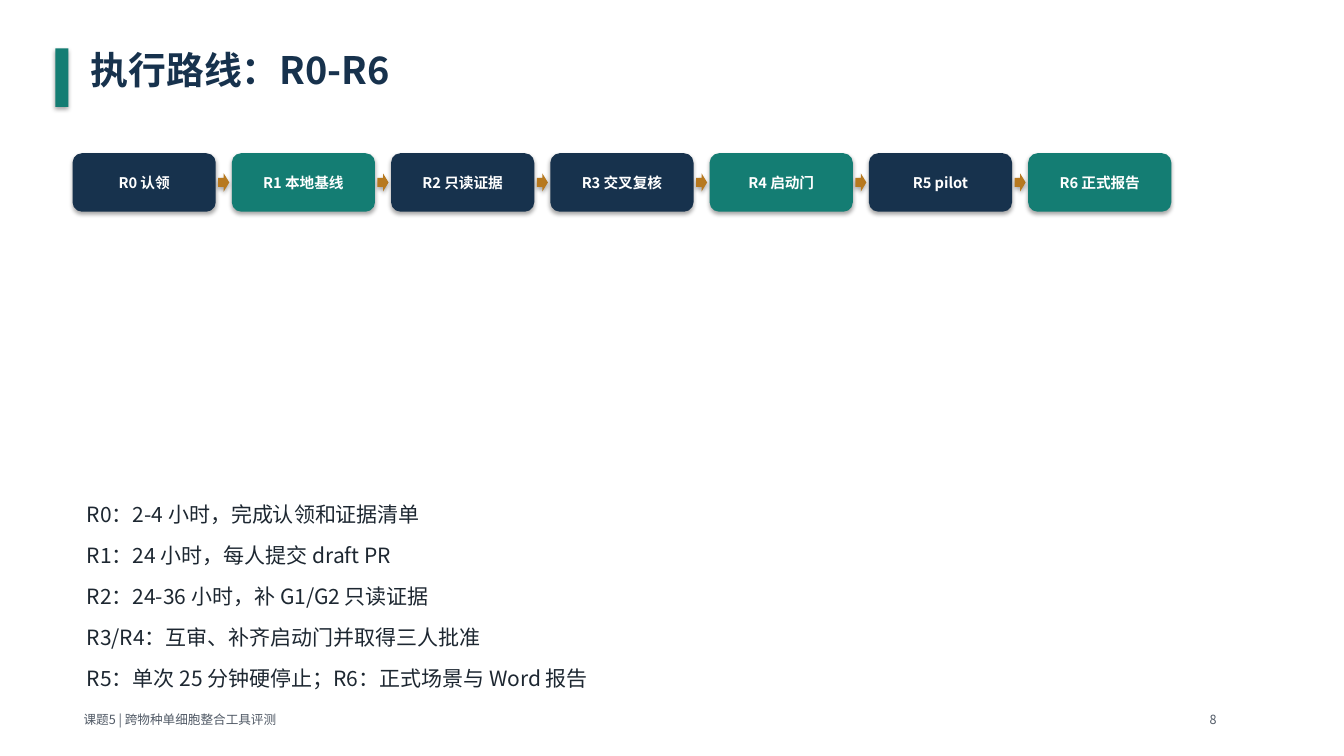
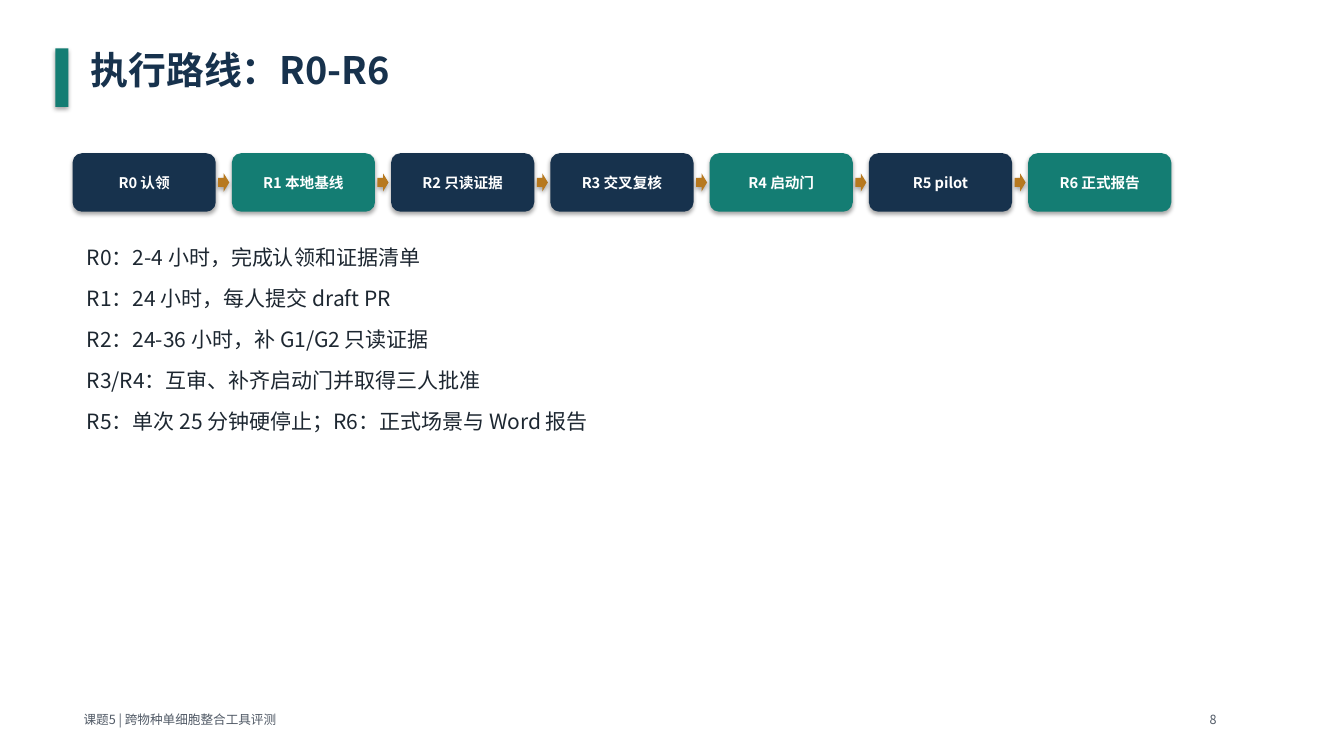
Before and after one commit to bernis-web/course5-prep, a slide deck: slide 8 of deliverables/course5-monday-presentation.pptx. Drawn at 1344x756 pixels with LibreOffice and Linux fonts; fonts in the diff are those of the drawing. Boxes give left, top, right and bottom in pixels: in the first picture for what was removed or moved away, otherwise in the second. Text is boxed around its words. In the diff, an @@ line names an element or a change of style, - is before the commit and + after.

```diff
--- a/deliverables/course5-monday-presentation.pptx
+++ b/deliverables/course5-monday-presentation.pptx
@@ text "R0：2-4 小时，完成认领和证据清单" moved from (x1=87, y1=504, x2=588, y2=689) to (x1=87, y1=247, x2=588, y2=432) @@
```
Also in this commit, not shown: 4 other slides changed, 2 other files.
